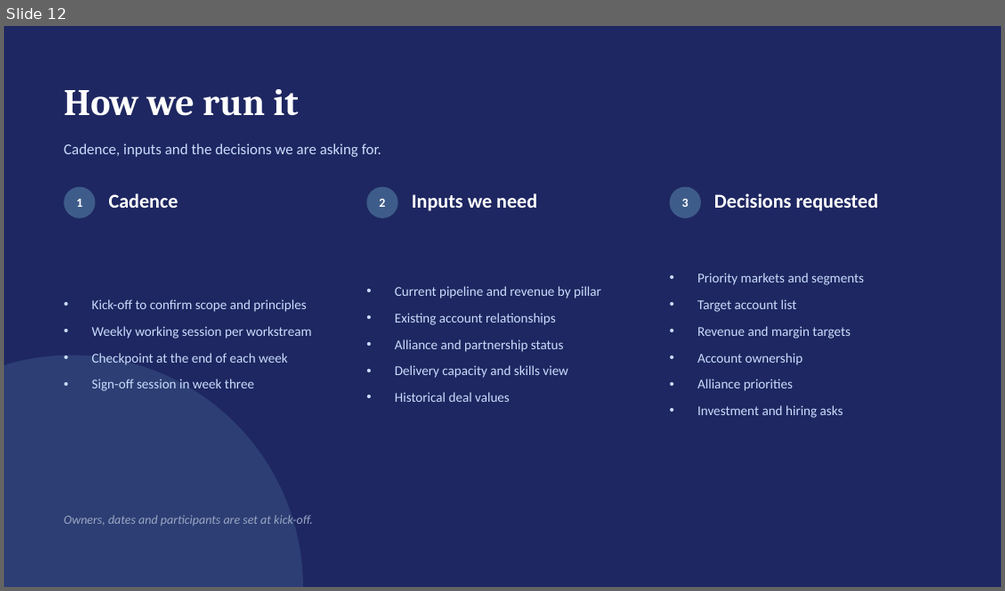
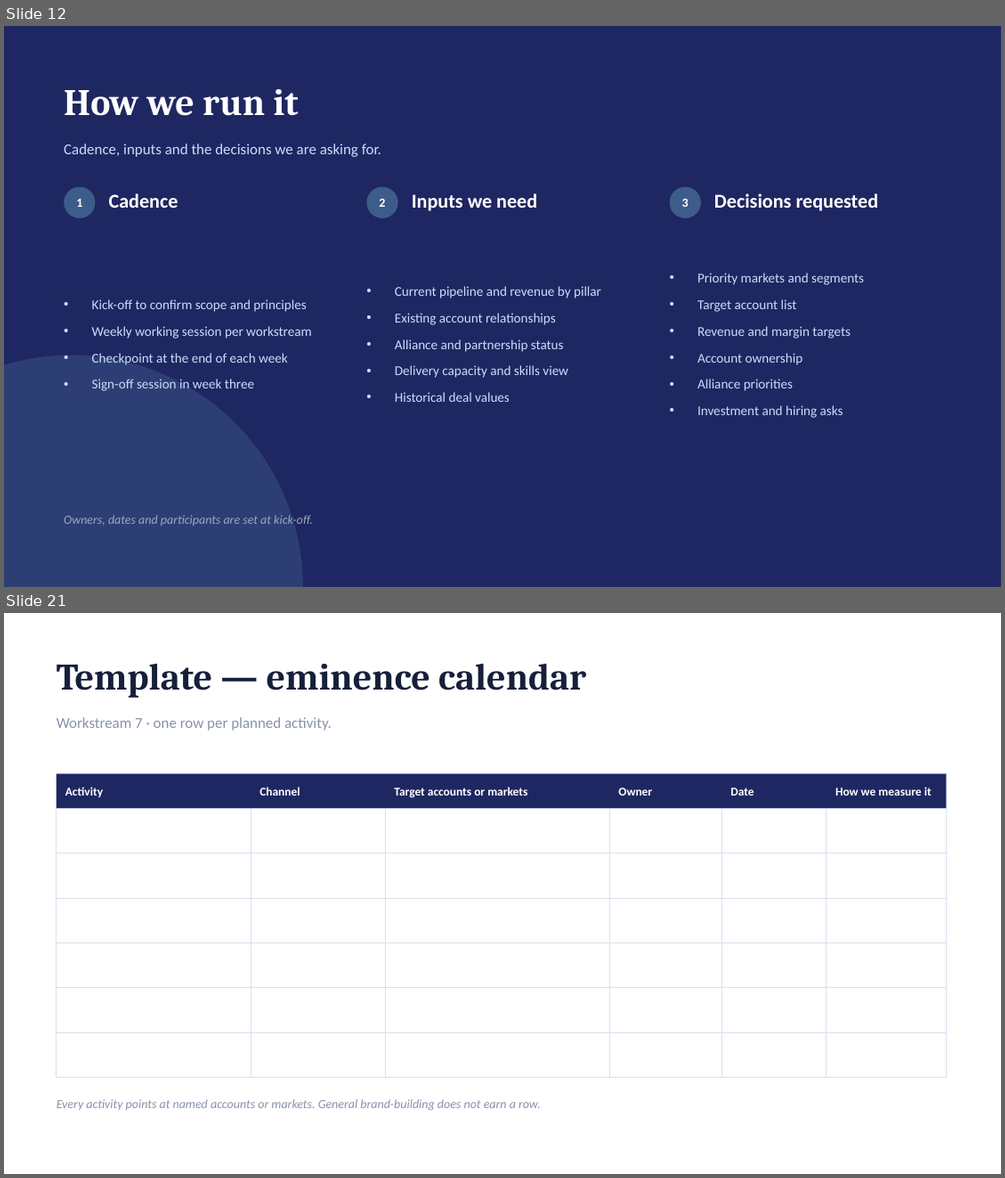
Before and after one commit to dhajjar-cyber/bae, a slide deck: FSI strategy/EAIND-FSI-Strategy-Development-Plan.pptx. Shown one above the other, each under a label of ours: slide 12 before the commit, slides 12 and 21 after it; the slides between them are not shown. The pictures are 1005x591 and 1005x1178 pixels, drawn with LibreOffice and Linux fonts; fonts in the diff are those of the drawing. Boxes give left, top, right and bottom in pixels: in the first picture for what was removed or moved away, otherwise in the second. Text is boxed around its words. In the diff, an @@ line names an element or a change of style, - is before the commit and + after.

```diff
--- a/FSI strategy/EAIND-FSI-Strategy-Development-Plan.pptx
+++ b/FSI strategy/EAIND-FSI-Strategy-Development-Plan.pptx
@@ slide 21 added at bbox=[4, 613, 1001, 1174], background #FFFFFF @@
@@ text added at bbox=[57, 663, 586, 698], 36 pt, text #16203A, bold @@
+Template — eminence calendar
@@ text added at bbox=[57, 717, 332, 730], 14.5 pt, text #8792AB @@
+Workstream 7 · one row per planned activity.
@@ table added at bbox=[57, 774, 947, 849], 7 rows, 6 columns @@
+Activity | Channel | Target accounts or markets | Owner | Date | How we measure it
+ |  |  |  |  | 
+ |  |  |  |  | 
+ |  |  |  |  | 
+ |  |  |  |  | 
+ |  |  |  |  | 
+ |  |  |  |  | 
@@ rectangle added at bbox=[57, 774, 947, 808], fill #1E2761 @@
@@ text added at bbox=[64, 787, 103, 797], 11.5 pt, text #FFFFFF, bold @@
+Activity
@@ text added at bbox=[258, 787, 299, 795], 11.5 pt, text #FFFFFF, bold @@
+Channel
@@ text added at bbox=[394, 787, 485, 798], 11.5 pt, text #FFFFFF, bold @@
+Target accounts or markets
@@ text added at bbox=[617, 787, 652, 795], 11.5 pt, text #FFFFFF, bold @@
+Owner
@@ text added at bbox=[729, 787, 753, 795], 11.5 pt, text #FFFFFF, bold @@
+Date
@@ text added at bbox=[835, 787, 921, 795], 11.5 pt, text #FFFFFF, bold @@
+How we measure it
@@ text added at bbox=[57, 1099, 541, 1111], 12 pt, text #8792AB, italic @@
+Every activity points at named accounts or markets. General brand-building does not earn a row.
```
Also in this commit, not shown: 1 slide changed, 9 other slides added, 2 other files.
